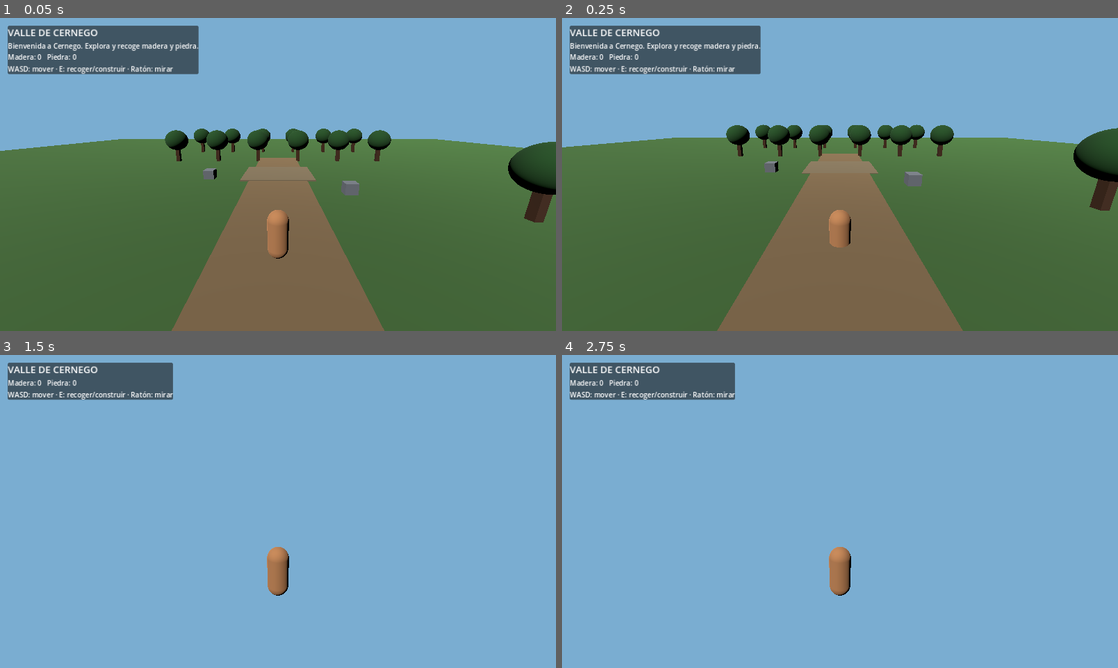
Above: before the commit, frames 1-4 (two rows, left to right).
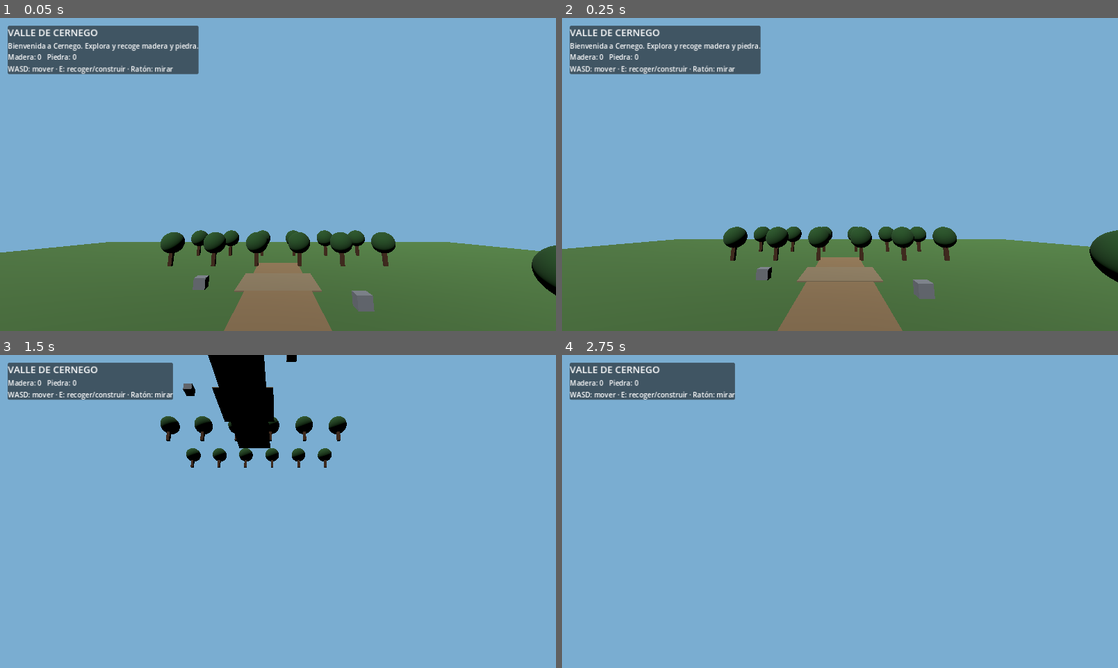
Above: after the commit, the same moments.

Repository: patryvn/valleverde
Game: Godot game, scene res://scenes/Main.tscn
Same seed, same stepped clock (60 frames per second), same inputs: the game is played once before the commit and once after it.
Inputs (mouse positions are in pixels of both pictures, inside the frame that each line leads up to):
- Up to frame 1 (0.05 s): no input
- Up to frame 2 (0.25 s): no input
- Up to frame 3 (1.5 s): tap Enter at 0.5 s; move the mouse to (400, 495) at 0.52 s; hold D (move_right) 0.53-1.28 s; tap E at 0.6, 1.35 s; click (400, 495) at 0.67 s; move the mouse to (166, 527) at 1.27 s; hold S (move_back) from 1.28 s (still down)
- Up to frame 4 (2.75 s): move the mouse to (895, 442) at 2.02 s; release S (move_back) at 2.03 s; hold D (move_right) from 2.03 s (still down); tap E at 2.1 s

The runs differ from the first frame. In frame 1, 41% of the frame differs, in the area x 0-100%, y 35-100%; in frame 2, 43%, in the area x 0-100%, y 34-100%; in frame 3, 4.6%; in frame 4, 0.5%.

Commit message:
Fix Godot camera pitch to show the world

Diff:
--- a/godot/scripts/main.gd
+++ b/godot/scripts/main.gd
@@ -68,7 +68,7 @@
 	player.add_child(camera_pivot)
 	camera = Camera3D.new()
 	camera.position = Vector3(0, 2.4, 6.5)
-	camera.rotation_degrees.x = -14
+	camera.rotation_degrees.x = 14
 	camera.current = true
 	camera_pivot.add_child(camera)
 
